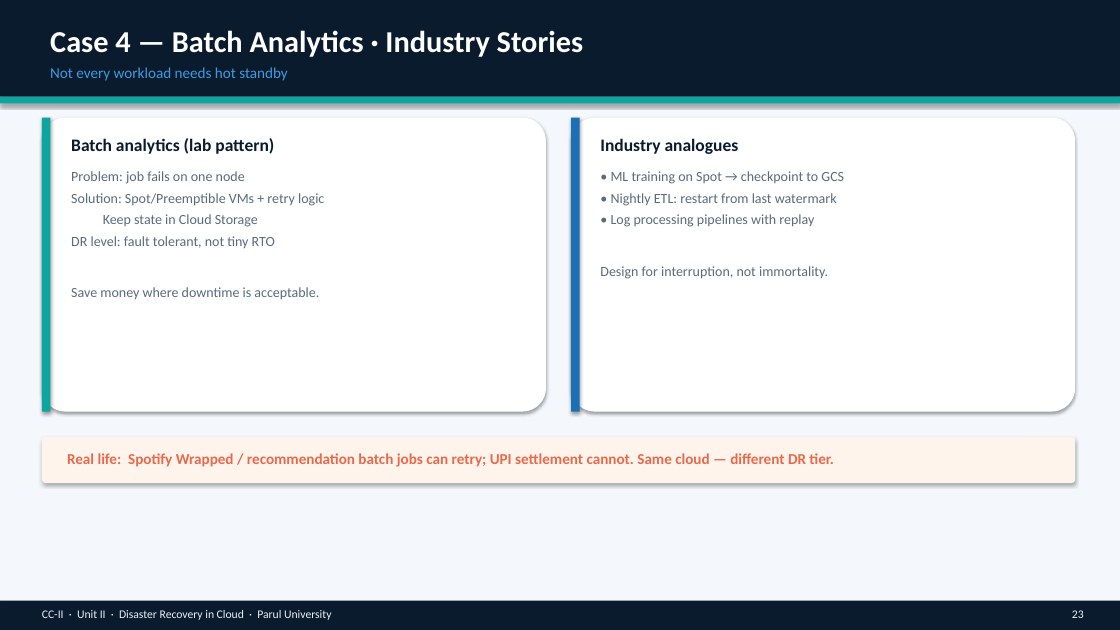
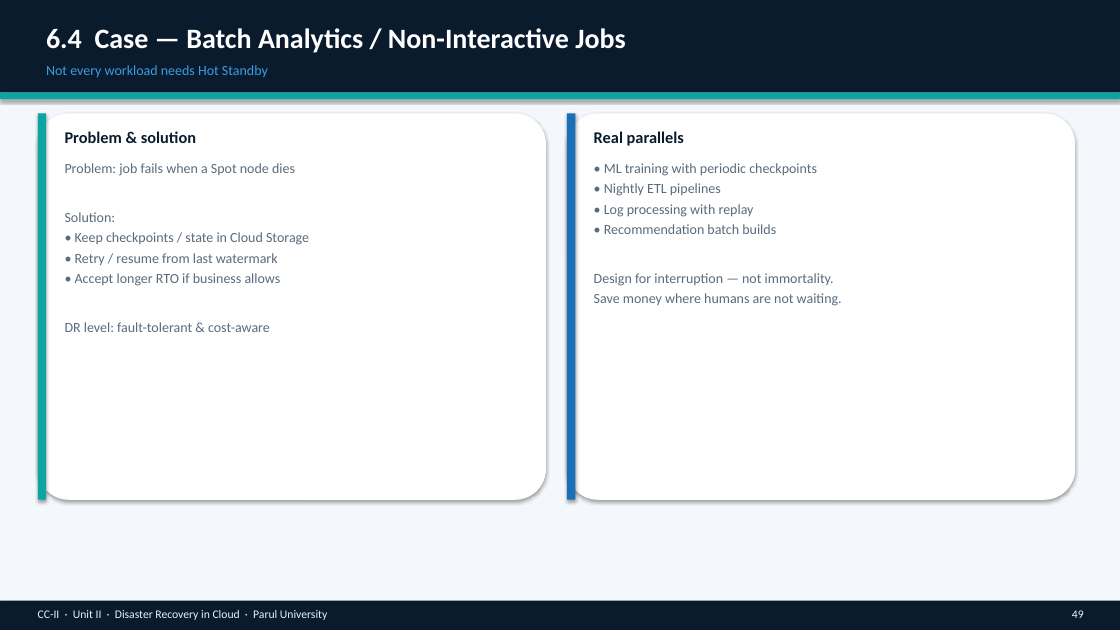
Before and after one commit to professorbhakta/cloud-II, a slide deck: slide 49 of ppt/CC-II-Unit-II-Disaster-Recovery-in-Cloud.pptx (slide 23 before the commit). Drawn at 1120x630 pixels with LibreOffice and Linux fonts; fonts in the diff are those of the drawing. Boxes give left, top, right and bottom in pixels: in the first picture for what was removed or moved away, otherwise in the second. Text is boxed around its words. In the diff, an @@ line names an element or a change of style, - is before the commit and + after.

```diff
--- a/ppt/CC-II-Unit-II-Disaster-Recovery-in-Cloud.pptx
+++ b/ppt/CC-II-Unit-II-Disaster-Recovery-in-Cloud.pptx
@@ rectangle: place and size @@
-rectangle at box(0, 0, 1120, 97)
+rectangle at box(0, 0, 1120, 92)
@@ text at box(46, 28, 625, 53): text changed; size 26 to 24 pt @@
-Case 4 — Batch Analytics · Industry Stories
+6.4 Case — Batch Analytics / Non-Interactive Jobs
@@ text at box(46, 65, 268, 78): text changed; size 13 to 12 pt @@
-Not every workload needs hot standby
+Not every workload needs Hot Standby
@@ rectangle: place and size @@
-rectangle at box(0, 97, 1120, 103)
+rectangle at box(0, 92, 1120, 99)
@@ rounded rectangle: place and size @@
-rounded rectangle at box(42, 118, 546, 412)
+rounded rectangle at box(38, 113, 546, 500)
@@ rectangle: place and size @@
-rectangle at box(42, 118, 50, 412)
+rectangle at box(38, 113, 46, 500)
@@ rounded rectangle: place and size @@
-rounded rectangle at box(571, 118, 1075, 412)
+rounded rectangle at box(567, 113, 1075, 500)
@@ rectangle: place and size @@
-rectangle at box(571, 118, 580, 412)
+rectangle at box(567, 113, 576, 500)
@@ text at box(65, 131, 196, 143): text changed; size 15 to 14 pt @@
-Batch analytics (lab pattern)
+Problem & solution
@@ text at box(594, 131, 684, 146): text changed; size 15 to 14 pt @@
-Industry analogues
+Real parallels
@@ text at box(65, 163, 309, 332): text changed @@
-Problem: job fails on one node
-Solution: Spot/Preemptible VMs + retry logic
-Keep state in Cloud Storage
-DR level: fault tolerant, not tiny RTO
-Save money where downtime is acceptable.
+Problem: job fails when a Spot node dies
+Solution:
+• Keep checkpoints / state in Cloud Storage
+• Retry / resume from last watermark
+• Accept longer RTO if business allows
+DR level: fault-tolerant & cost-aware
@@ text at box(594, 163, 842, 306): text changed @@
-• ML training on Spot → checkpoint to GCS
-• Nightly ETL: restart from last watermark
-• Log processing pipelines with replay
-Design for interruption, not immortality.
+• ML training with periodic checkpoints
+• Nightly ETL pipelines
+• Log processing with replay
+• Recommendation batch builds
+Design for interruption — not immortality.
+Save money where humans are not waiting.
@@ rounded rectangle removed at box(42, 437, 1075, 483) @@
@@ text removed at box(67, 453, 834, 467) @@
-Real life: Spotify Wrapped / recommendation batch jobs can retry; UPI settlement cannot. Same cloud — different DR tier.
@@ text "CC-II · Unit II · ..." at box(38, 610, 327, 620): less space between paragraphs @@
@@ text at box(1072, 610, 1084, 618): text changed @@
-23
+49
```
Also in this commit, not shown: 18 other slides changed, 39 slides added, 9 slides removed, 2 other files.
